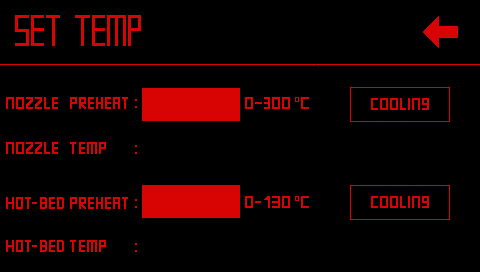
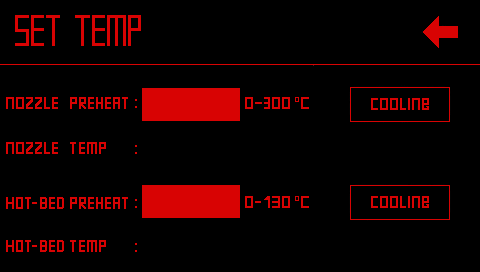
Layer changes from the first 480×272 image to the second:
painted on "61_E_NozzleHotbet.bmp" over [422, 105, 429, 206]
